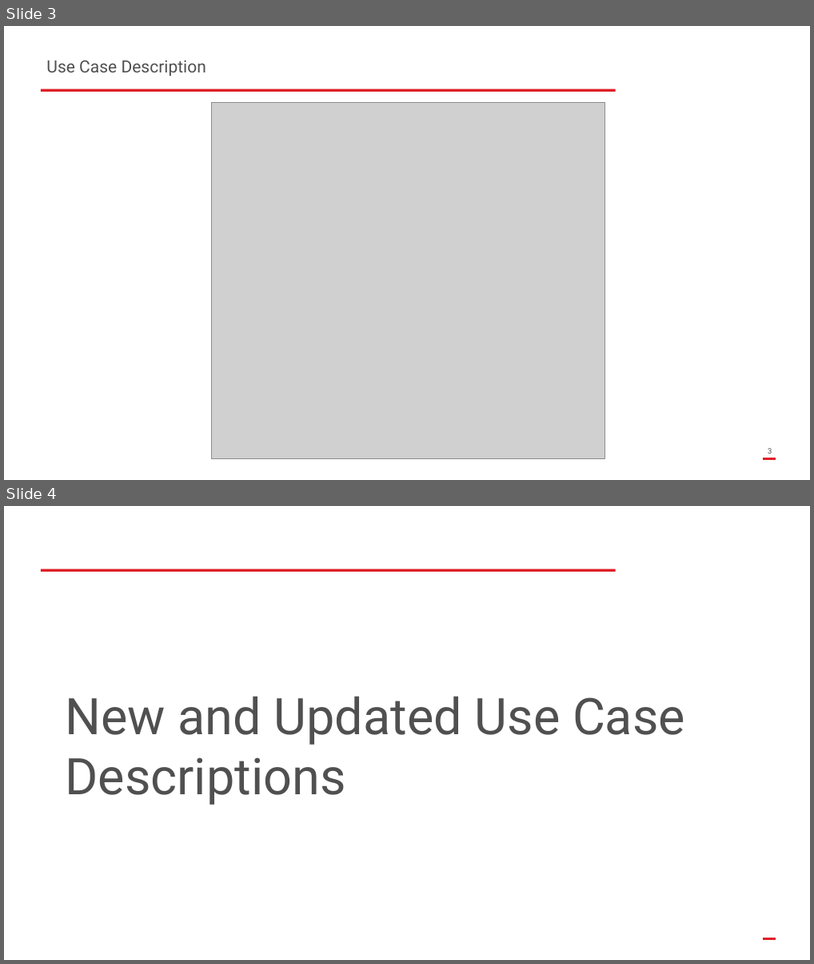
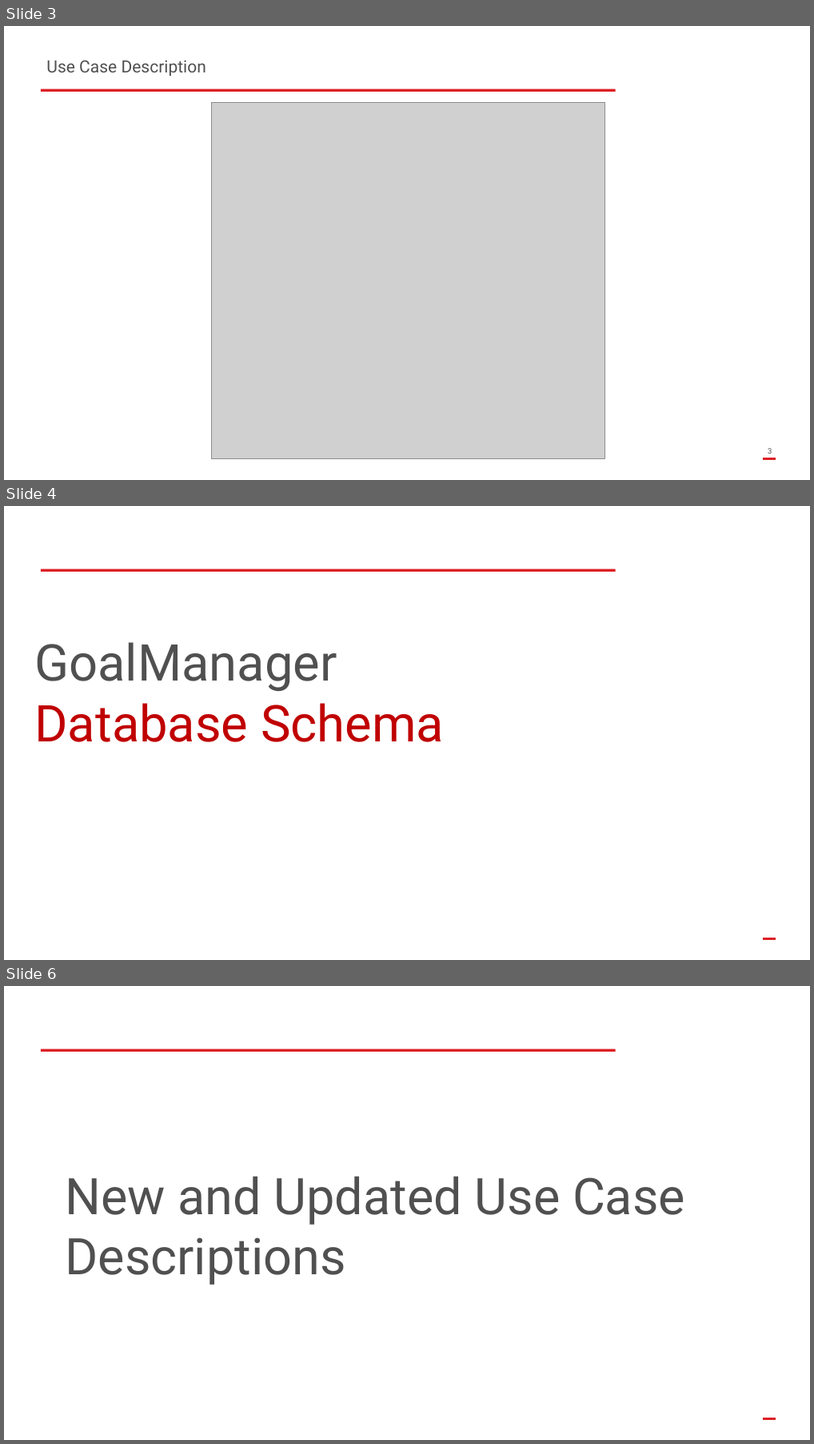
Before and after one commit to tattymennis/csci-4712-senior-capstone, a slide deck: Resources/csci-4712-week11.pptx. Shown one above the other, each under a label of ours: slides 3 and 4 before the commit, slides 3, 4 and 6 after it; the slides between them are not shown. The pictures are 814x964 and 814x1444 pixels, drawn with LibreOffice and Linux fonts; fonts in the diff are those of the drawing; grey boxes stand for pictures; background and template pictures are left out. Boxes give left, top, right and bottom in pixels: in the first picture for what was removed or moved away, otherwise in the second. Text is boxed around its words. In the diff, an @@ line names an element or a change of style, - is before the commit and + after.

Commit message:
Updated presentation

```diff
--- a/Resources/csci-4712-week11.pptx
+++ b/Resources/csci-4712-week11.pptx
@@ slide 4 added at [4, 506, 810, 960], background #FFFFFF; not listed: 2 template elements that a slide beside it also shows @@
@@ title added at [34, 642, 444, 742], 60.3 pt, text #C00000 @@
+GoalManager
+Database Schema
@@ what was slide 4 is now slide 6 @@
```
Also in this commit, not shown: 1 other slide added, 1 other file.
